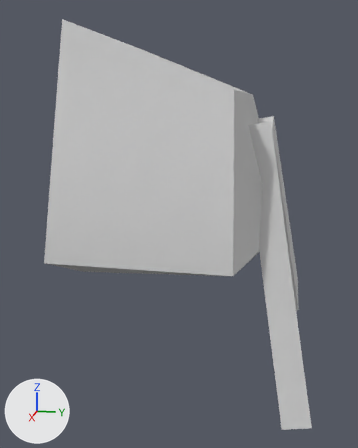
An edit to the FBX model ArtWork/3D/Charactors/GroundHumanoid/Heads/C_GH_Head_F9.FBX, drawn before and after from the same camera.
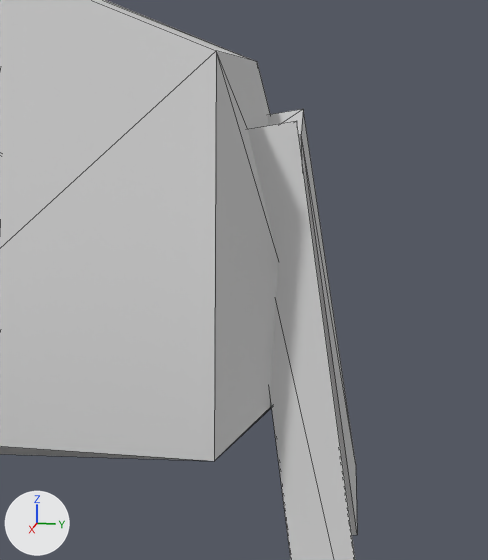
Each version is shown whole from a 50 mm lens placed at (1.327, 0.231, 0.151), pointed at (0.018, -0.031, -0.177), then close up on the part from 38% to 100% of the width and 15% to 72% of the height. The lights are fixed; the arrows at lower left show +X, +Y and +Z. The close-ups show mesh edges as thin lines. Where no turn or scale is listed for an object, it has been applied to the vertices.

In view in the first close-up: 'Hair'.
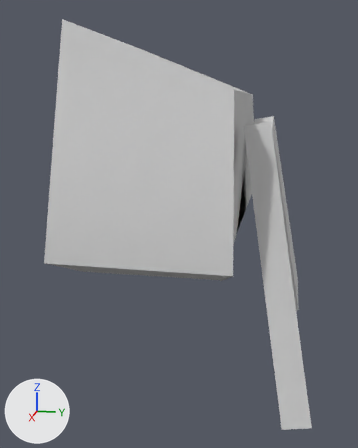
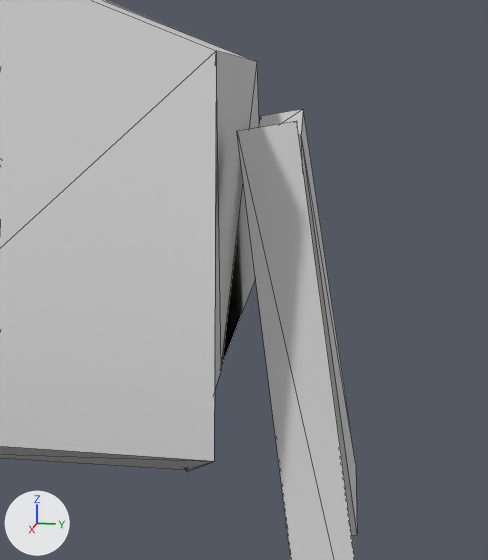
Edits to the bpy script that builds the scene:
```text
Change me_mesh_001:
    where me_mesh_001.from_pydata(...)  # 32 vertices, 52 faces; spans x -0.458..0.436, y -0.204..0.353, z -0.734..0.121
    used by ob_hair; location = (-0.002, -0.032, 0.194)
    before: 8 (-0.214, 0.269, -0.332), 9 (-0.214, 0.269, -0.337), 10 (0.214, 0.269, -0.337), 11 (0.215, 0.269, -0.334)
    me_mesh_001 part 1
    add for i in [*range(8, 12)]: me_mesh_001.vertices[i].co += Vector((0.0, -0.127, -0.12))
```

What differs and where, as boxes (x1, y1, x2, y2) in the close-ups (488 x 560 px; the box of a moved part takes in the faces that stretch with it):
part 1 of me_mesh_001, moved or reshaped: before (214, 51, 278, 460); after (0, 51, 259, 472)
